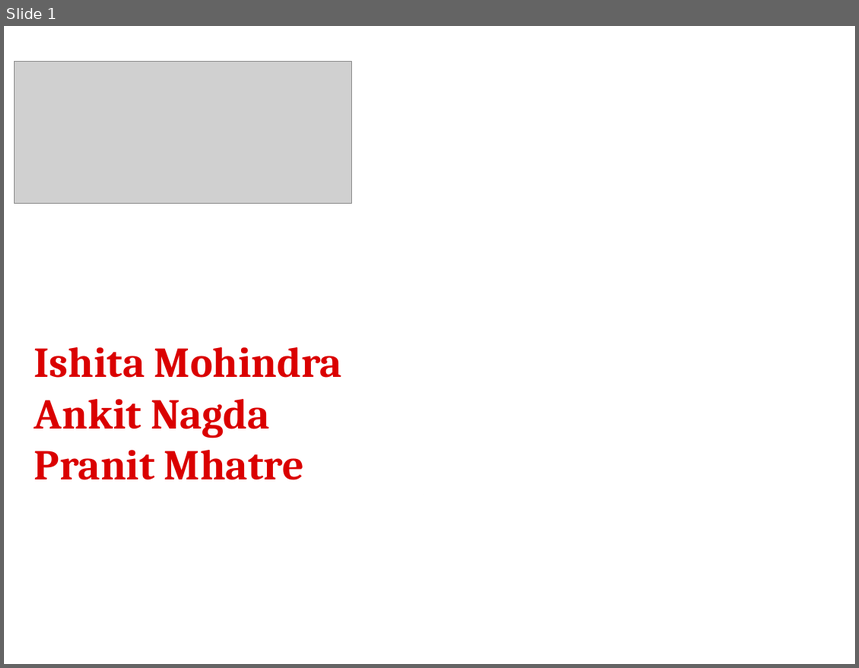
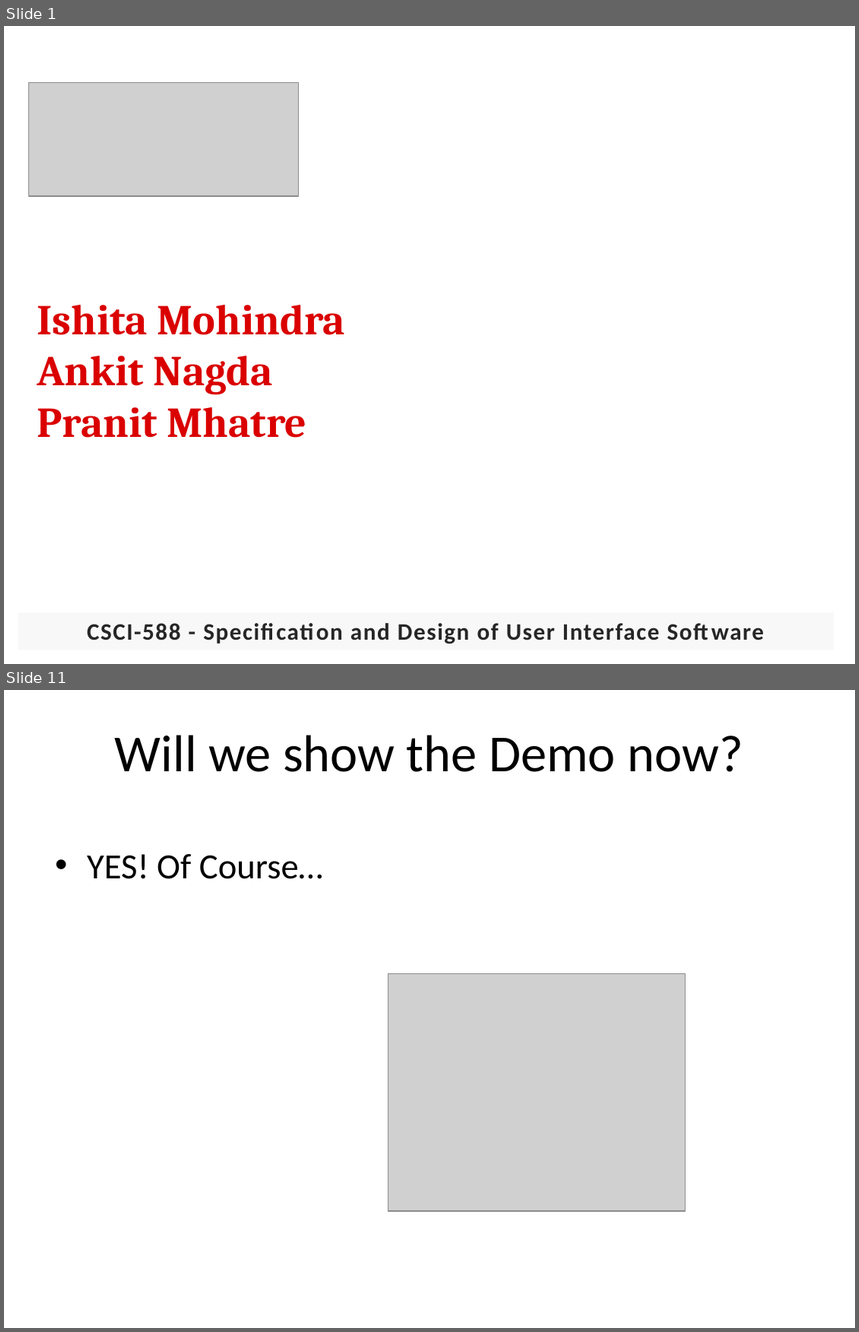
Before and after one commit to pranit22/BookMyTable, a slide deck: documents/588_6_demo ppt2.pptx. Shown one above the other, each under a label of ours: slide 1 before the commit, slides 1 and 11 after it; the slides between them are not shown. The pictures are 859x668 and 859x1332 pixels, drawn with LibreOffice and Linux fonts; fonts in the diff are those of the drawing; grey boxes stand for pictures; background and template pictures are left out. Boxes give left, top, right and bottom in pixels: in the first picture for what was removed or moved away, otherwise in the second. Text is boxed around its words. In the diff, an @@ line names an element or a change of style, - is before the commit and + after.

```diff
--- a/documents/588_6_demo ppt2.pptx
+++ b/documents/588_6_demo ppt2.pptx
@@ slide 11 added at bbox=[4, 690, 855, 1328], background picture (left out) @@
@@ title added at bbox=[115, 735, 743, 772], 44 pt, text #000000 @@
+Will we show the Demo now?
@@ text added at bbox=[87, 854, 323, 879], 30 pt, text #000000 @@
+• YES! Of Course…
@@ picture added at bbox=[389, 973, 686, 1211] @@
@@ slide 1 changed as well @@
@@ picture: place and size @@
-picture at bbox=[14, 62, 351, 204]
+picture at bbox=[28, 82, 299, 196]
@@ text "Ishita Mohindra": place and size @@
-text "Ishita Mohindra" at bbox=[34, 347, 342, 480]
+text "Ishita Mohindra" at bbox=[37, 305, 344, 438]
@@ rectangle added at bbox=[18, 613, 834, 651], fill #F2F2F2 at 50% opacity, 20 pt, text #262626, bold @@
+CSCI-588 - Specification and Design of User Interface Software
```
Also in this commit, not shown: 14 other slides added.
